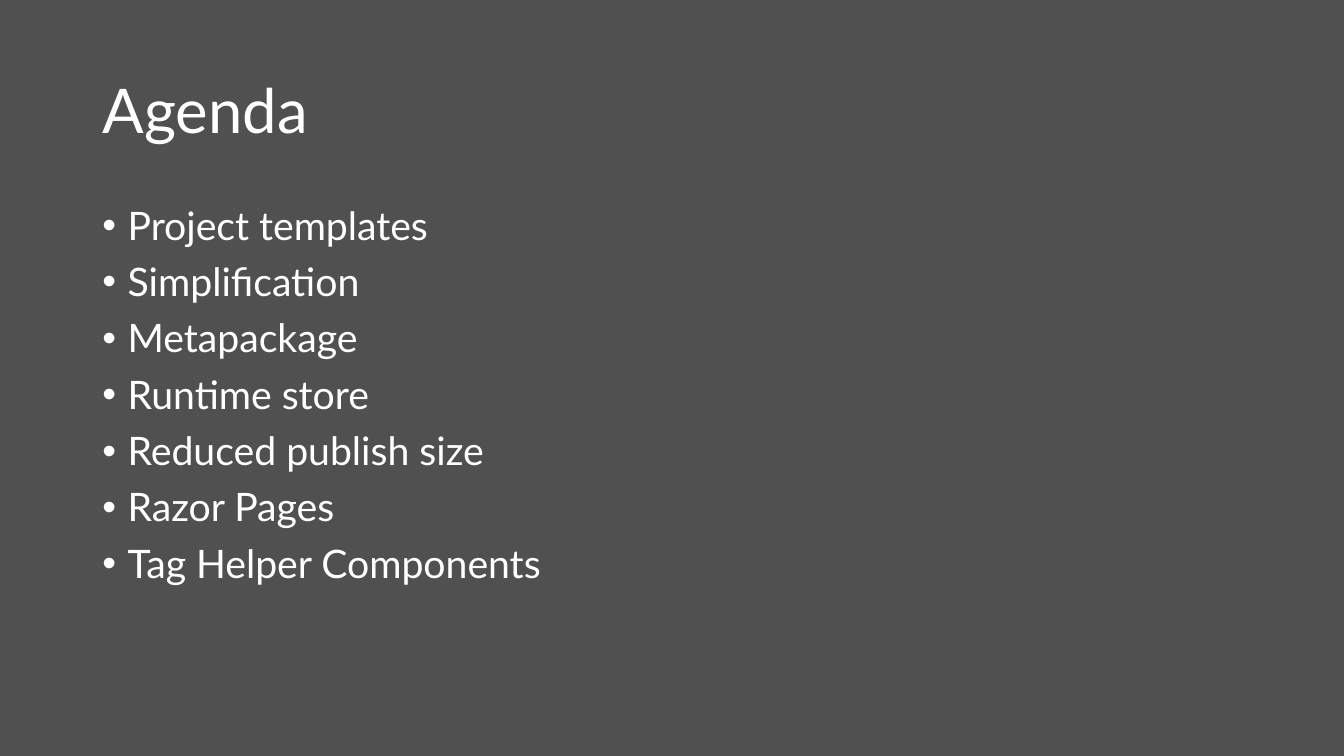
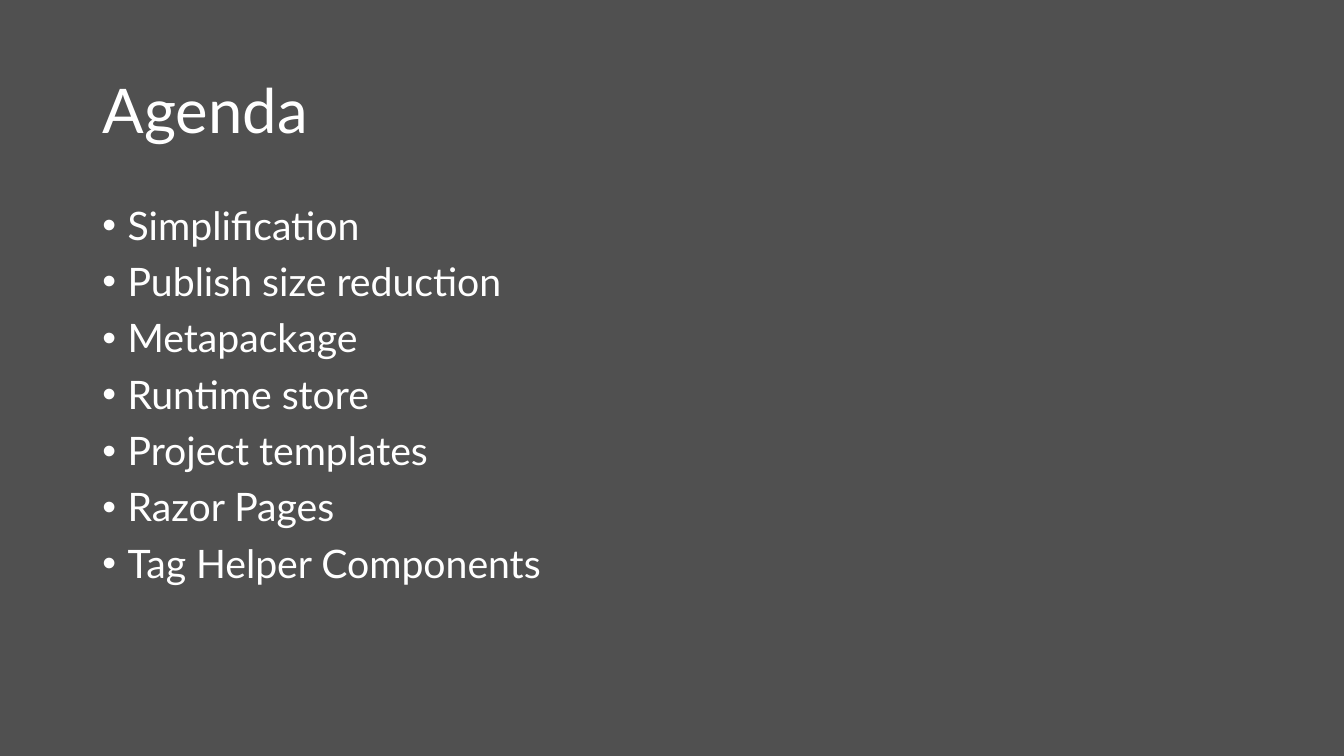
Before and after one commit to scottaddie/slide-decks, a slide deck: slide 2 of Whats New in ASP.NET Core 2.0.pptx. Drawn at 1344x756 pixels with LibreOffice and Linux fonts; fonts in the diff are those of the drawing. Boxes give left, top, right and bottom in pixels: in the first picture for what was removed or moved away, otherwise in the second. Text is boxed around its words. In the diff, an @@ line names an element or a change of style, - is before the commit and + after.

```diff
--- a/Whats New in ASP.NET Core 2.0.pptx
+++ b/Whats New in ASP.NET Core 2.0.pptx
@@ text at (128, 211, 428, 247): paragraph removed @@
-• Project templates
@@ text at (128, 267, 502, 297): paragraph added @@
+• Publish size reduction
@@ text at (128, 436, 428, 472): text changed @@
-• Reduced publish size
+• Project templates
```
Also in this commit, not shown: 1 slide added.
